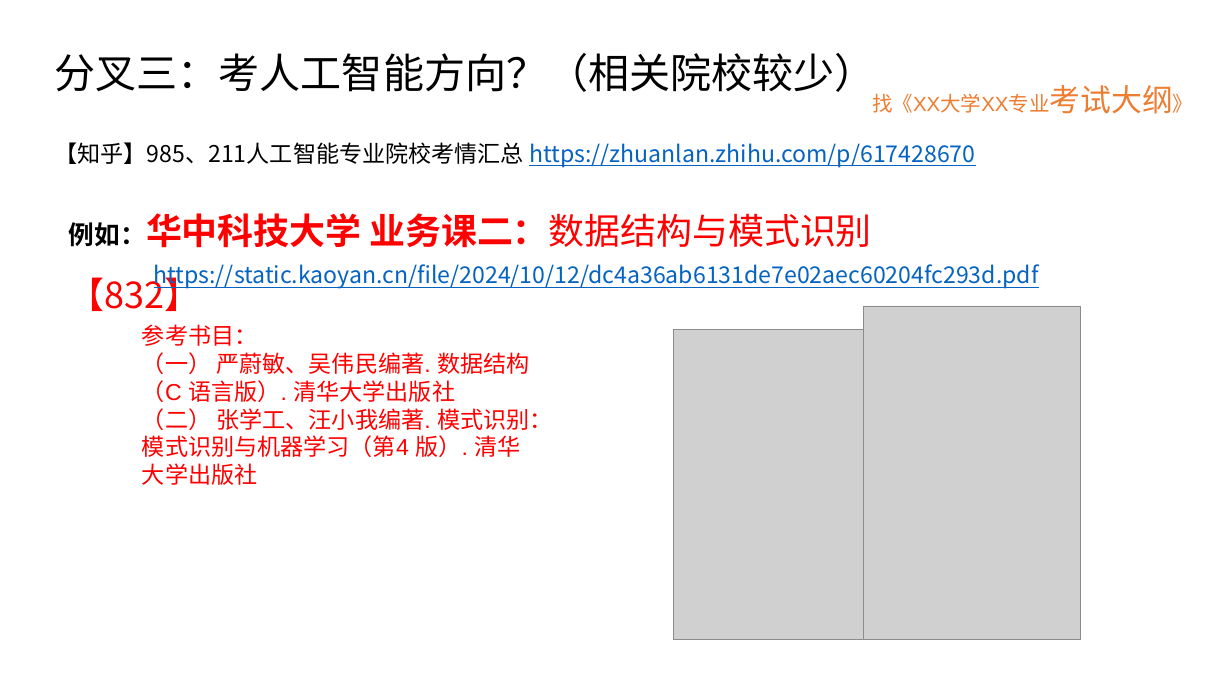
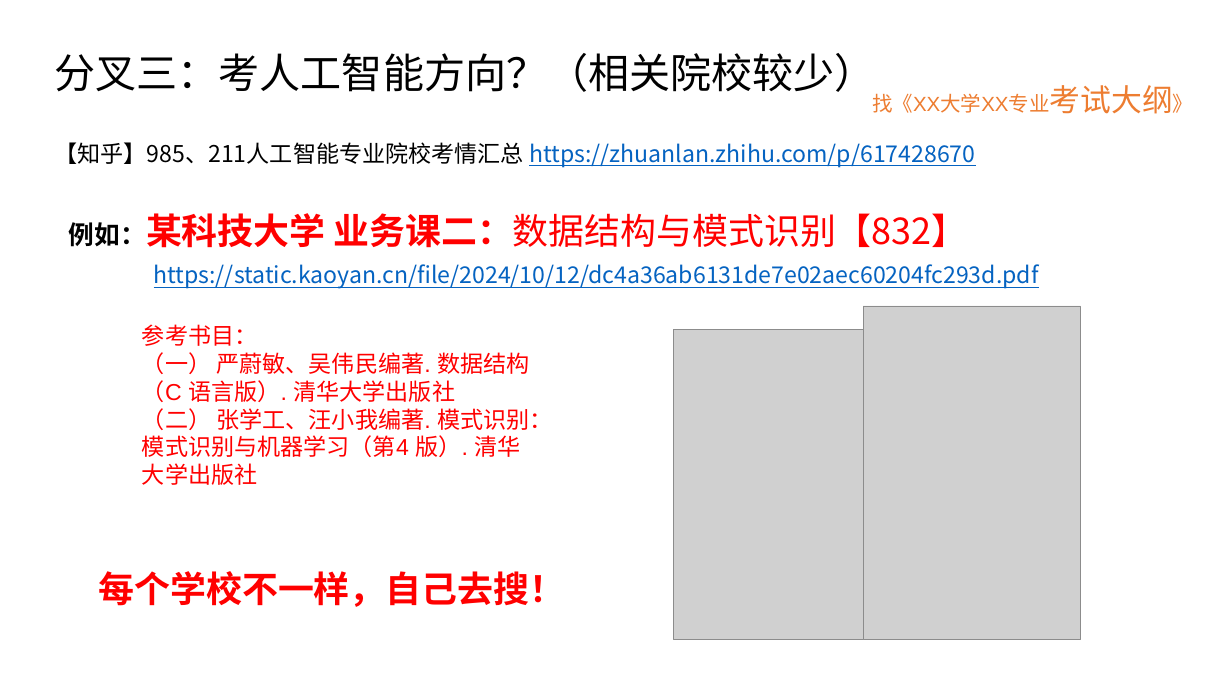
Before and after one commit to Jaserrr/Intelligent-ST-Wiki, a slide deck: slide 9 of D - 智科-考研专区/HDU智科专业考研指引v1.pptx. Drawn at 1232x693 pixels with LibreOffice and Linux fonts; fonts in the diff are those of the drawing; grey boxes stand for pictures. Boxes give left, top, right and bottom in pixels: in the first picture for what was removed or moved away, otherwise in the second. Text is boxed around its words. In the diff, an @@ line names an element or a change of style, - is before the commit and + after.

```diff
--- a/D - 智科-考研专区/HDU智科专业考研指引v1.pptx
+++ b/D - 智科-考研专区/HDU智科专业考研指引v1.pptx
@@ text at (69,213,968,248): text changed; bold off @@
-例如：华中科技大学 业务课二：数据结构与模式识别【832】
+例如：某科技大学 业务课二：数据结构与模式识别【832】
@@ text added at (99,571,566,607), 28 pt, text #FF0000, bold @@
+每个学校不一样，自己去搜！
```
Also in this commit, not shown: 3 other slides changed, 3 other files.
